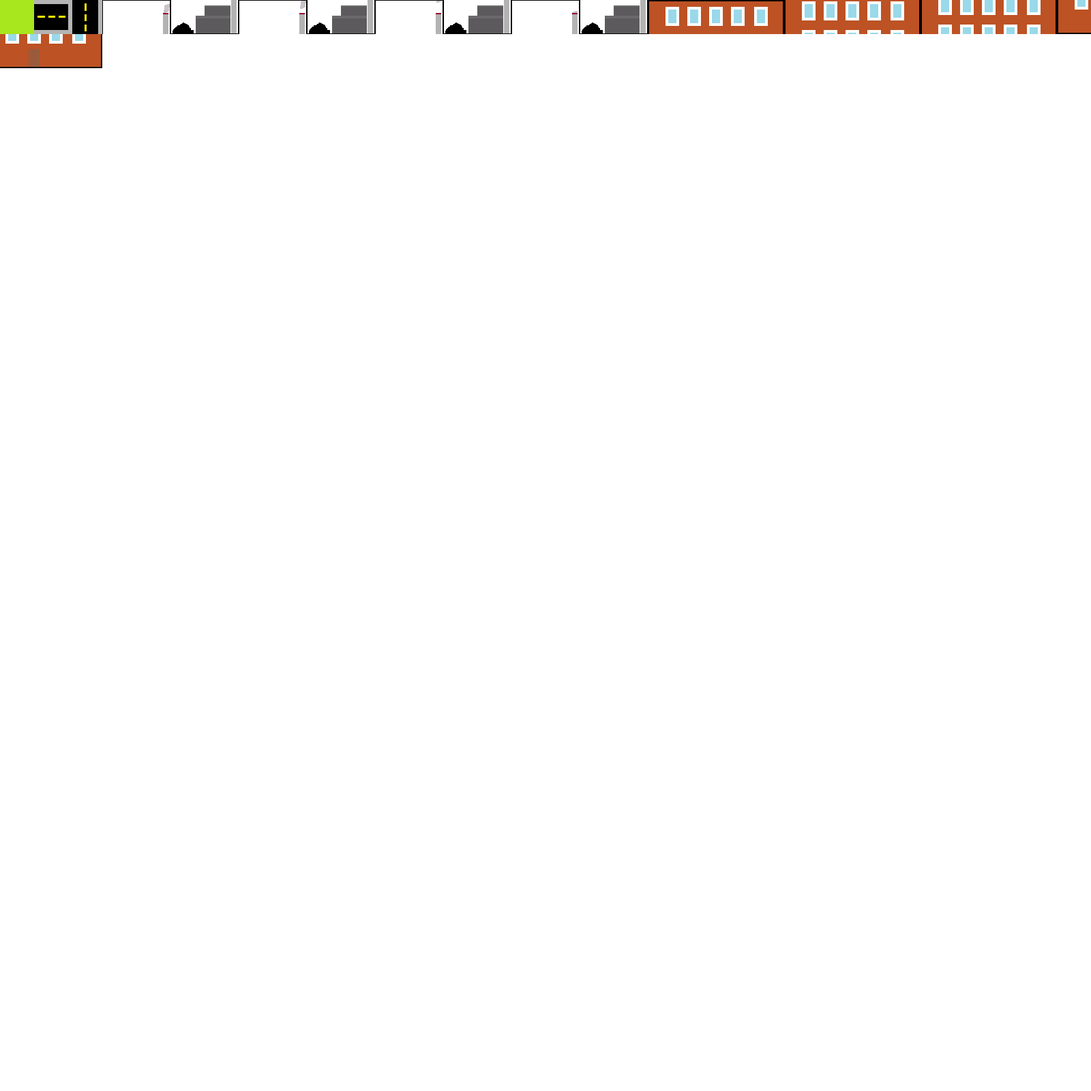
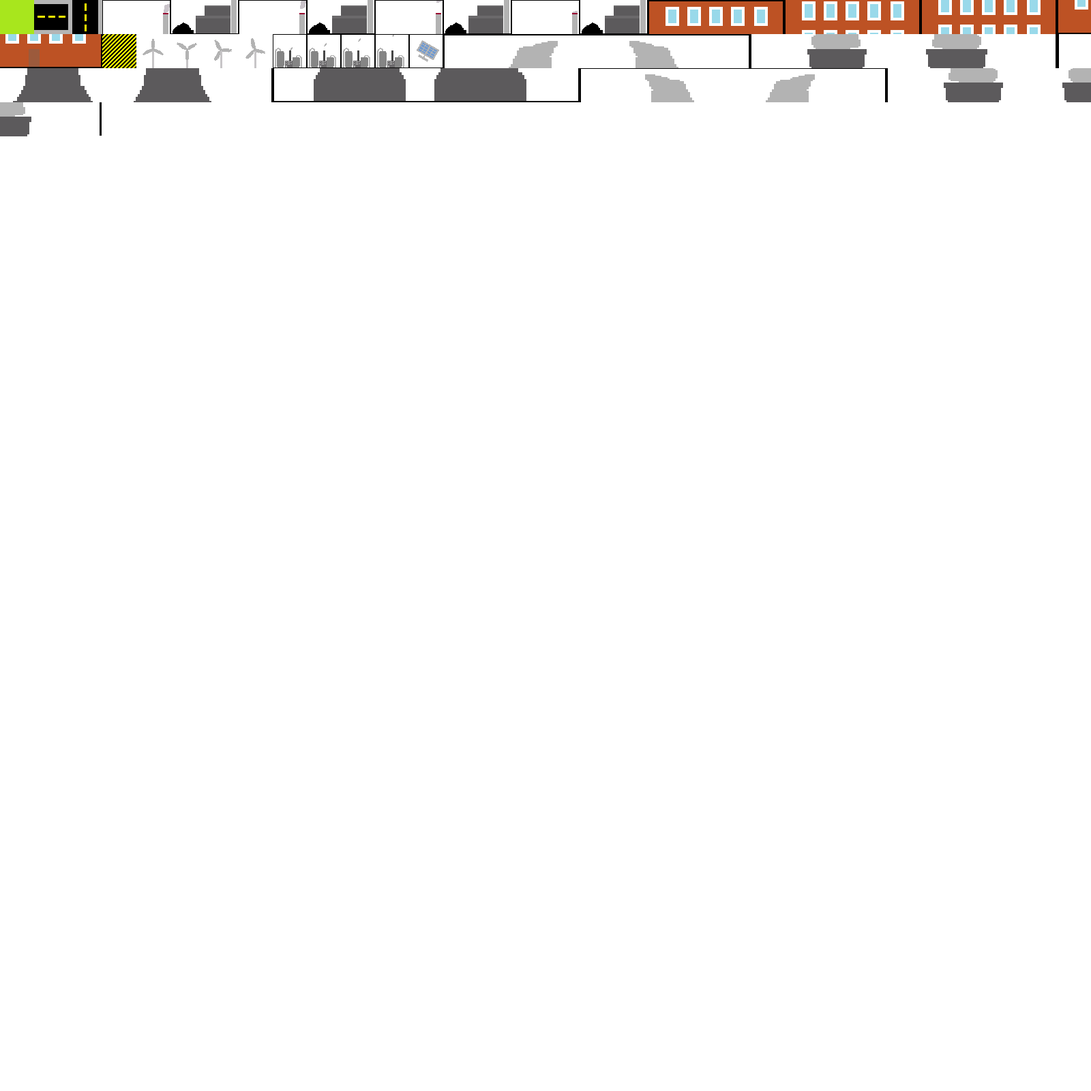
Layers edited between the first and the second 1091 × 1091 image:
painted on "Background" over [0, 34, 1091, 137]
